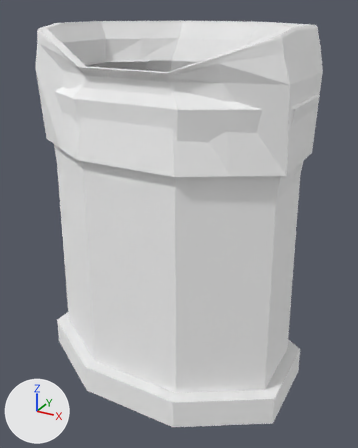
Two versions of the OBJ model Models/person_male_robe_royal.obj, one commit apart.
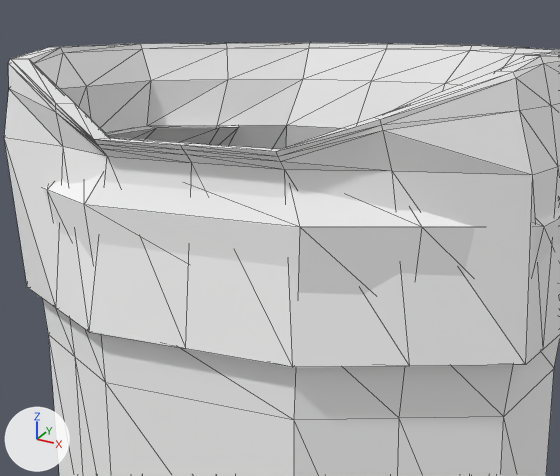
There are two pictures of each version: one whole from a camera (50 mm lens) standing at (0.491, -0.865, 0.811) and looking at (0.011, 0.009, 0.374), one close up on the part from 9% to 85% of the width and 0% to 51% of the height. The lights are fixed; the arrows at lower left show +X, +Y and +Z. The last two pictures show the newer version. The close-ups show mesh edges as thin lines. Where no turn or scale is listed for an object, it has been applied to the vertices.

Objects in the first close-up: 'person_male_robe_royal'.
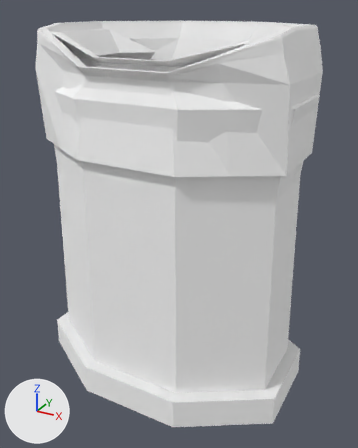
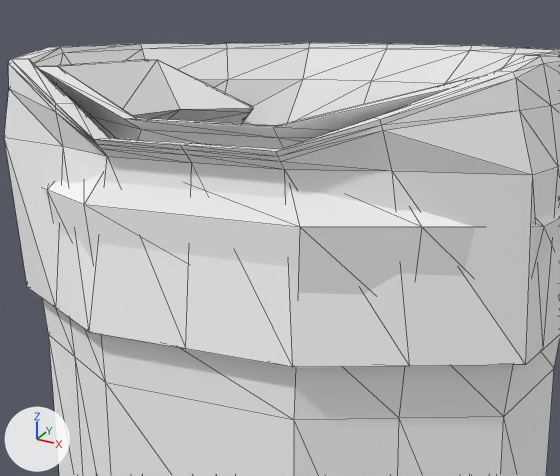
The change in detail:
me_person_male_robe_royal is used by ob_person_male_robe_royal; location (0.0, 0.0, 0.0).
me_person_male_robe_royal had 352 vertices, 696 faces and spanned x -0.287..0.287, y -0.2..0.233, z 0.02..0.78.
me_person_male_robe_royal now has 416 vertices, 820 faces and spans x -0.287..0.287, y -0.2..0.233, z 0.02..0.78.
me_person_male_robe_royal part 1: a new loose piece of 64 vertices spanning x -0.231..0.231, y -0.149..0.119, z 0.68..0.765.

Pixel boxes (x1, y1, x2, y2) of what changed, in the close-ups (560 x 476 px):
part 1 of me_person_male_robe_royal, added: after (36, 59, 479, 149)
